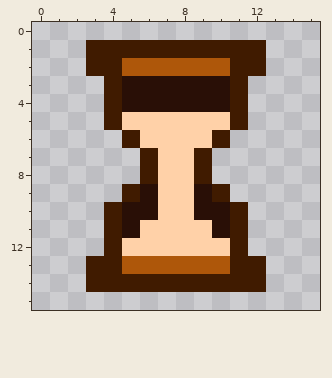
File history of a pixel-art sprite, assets/sprites/ui_time.png. That is the earlier state.
The file is 16x16 pixels.
The result:
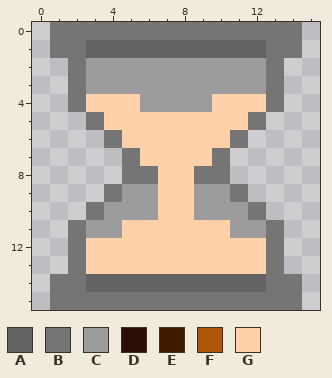
Palette (. is transparent): A #636363  B #757575  C #9c9c9c  D #290f06  E #401b00  F #ae570a  G #ffd1a8
The exact change:
@@ x 0..15 @@
- 0 ................
- 1 ...EEEEEEEEEE...
- 2 ...EEFFFFFFEE...
- 3 ....EDDDDDDE....
- 4 ....EDDDDDDE....
- 5 ....EGGGGGGE....
- 6 .....EGGGGE.....
- 7 ......EGGE......
- 8 ......EGGE......
- 9 .....EDGGDE.....
-10 ....EDDGGDDE....
-11 ....EDGGGGDE....
-12 ....EGGGGGGE....
-13 ...EEFFFFFFEE...
-14 ...EEEEEEEEEE...
-15 ................
+ 0 .BBBBBBBBBBBBBB.
+ 1 .BBAAAAAAAAAABB.
+ 2 ..BCCCCCCCCCCB..
+ 3 ..BCCCCCCCCCCB..
+ 4 ..BGGGCCCCGGGB..
+ 5 ...BGGGGGGGGB...
+ 6 ....BGGGGGGB....
+ 7 .....BGGGGB.....
+ 8 .....BBGGBB.....
+ 9 ....BCCGGCCB....
+10 ...BCCCGGCCCB...
+11 ..BCCGGGGGGCCB..
+12 ..BGGGGGGGGGGB..
+13 ..BGGGGGGGGGGB..
+14 .BBAAAAAAAAAABB.
+15 .BBBBBBBBBBBBBB.
Pixel boxes of the changes (left, top, right, bottom) in both pictures:
changed: (50, 22, 302, 310)
